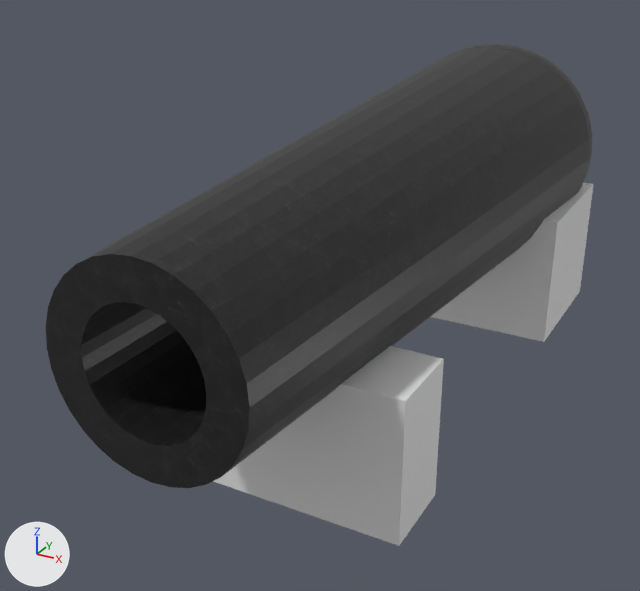
The COLLADA model art/Maps/Cannon.dae as it was, and as the next commit left it.
Camera for both pictures: a 50 mm camera at (2.76, -8.55, 2.22) aimed at (-0.52, -2.6, -0.75). The axes (+X, +Y, +Z) are drawn at lower left. The lights are the same throughout.

The first picture shows 'Cannon-col', 'Stand-col'.
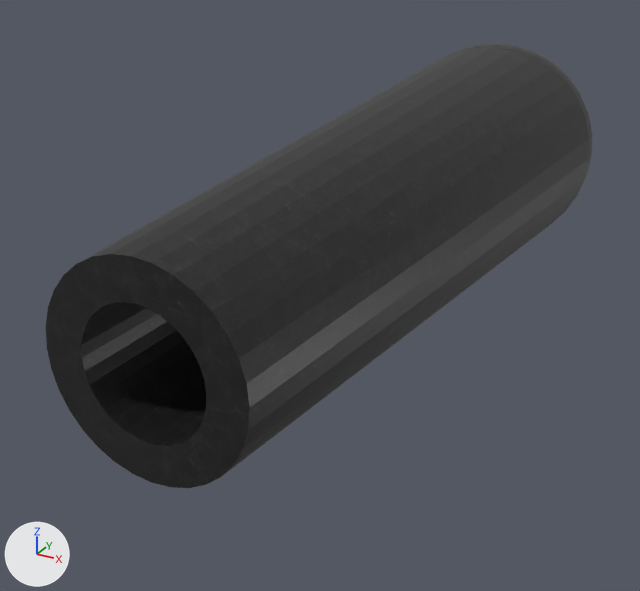
What changed in the scene script:
```text
Remove ob_stand_col:
    ob_stand_col = bpy.data.objects.new('Stand-col', me_cube_001)
    ob_stand_col.location = (0.0, 0.0, -2.521)
```

Location of each change, [x1, y1, x2, y2] in pixels of the pictures (640 x 591 px):
'Stand-col', deleted
    before: [213, 183, 594, 546]
